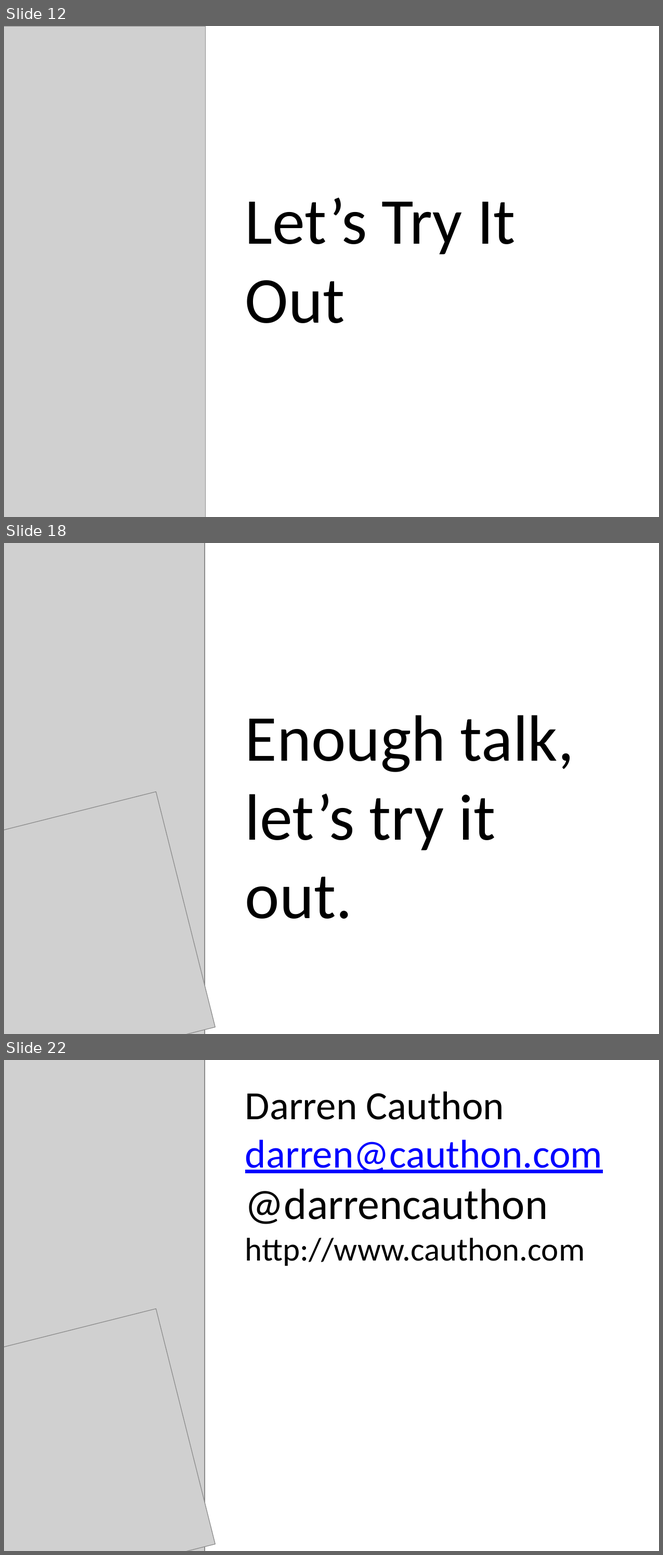
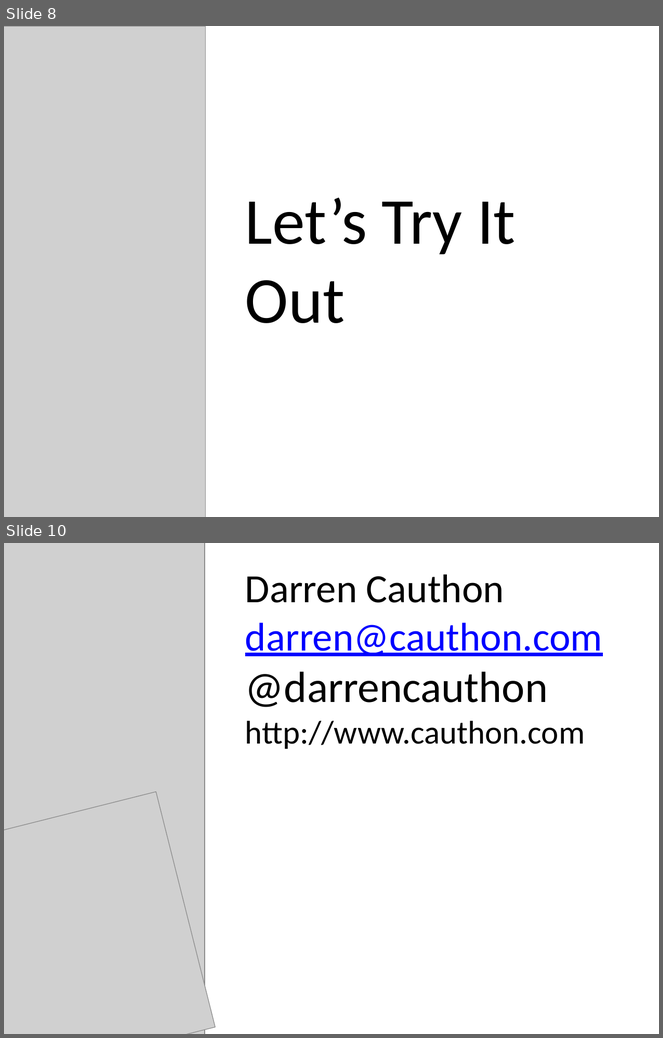
Before and after one commit to darrencauthon/SpecFlow-at-IowaCodeCamp, a slide deck: Outside In With SpecFlow.pptx. Shown one above the other, each under a label of ours: slides 12, 18 and 22 before the commit, slides 8 and 10 after it; the slides between them are not shown. The pictures are 663x1555 and 663x1038 pixels, drawn with LibreOffice and Linux fonts; fonts in the diff are those of the drawing; grey boxes stand for pictures; background and template pictures are left out. Boxes give left, top, right and bottom in pixels: in the first picture for what was removed or moved away, otherwise in the second. Text is boxed around its words. In the diff, an @@ line names an element or a change of style, - is before the commit and + after.

```diff
--- a/Outside In With SpecFlow.pptx
+++ b/Outside In With SpecFlow.pptx
@@ slide 18 removed at [4,543,659,1034], background picture (left out) @@
@@ picture removed at [4,543,205,1034] @@
@@ text removed at [245,715,574,919] @@
-Enough talk, let’s try it out.
@@ picture removed at [4,792,215,1034] @@
@@ what was slide 12 is now slide 8 @@
@@ what was slide 22 is now slide 10 @@
```
Also in this commit, not shown: 6 slides changed, 11 other slides removed, 1 other file.
